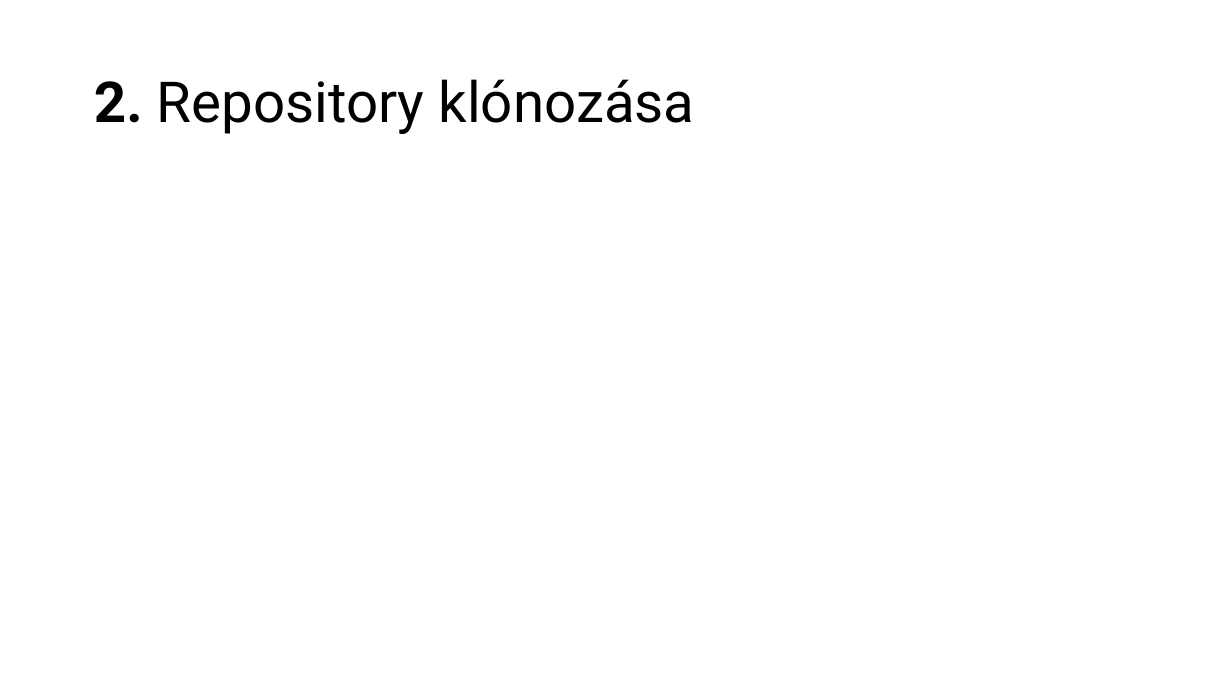
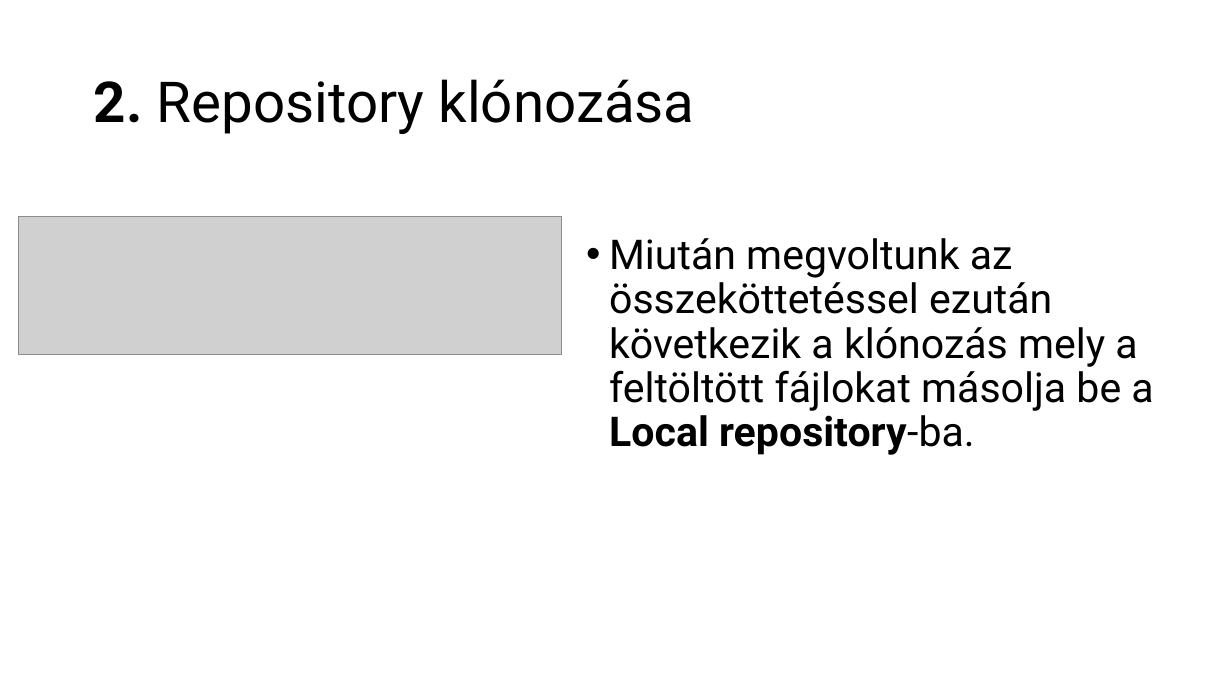
Before and after one commit to BognarBalint/Ikt_Projektmunka_2024-2025_Bogn-r_Roli_Kimi, a slide deck: slide 5 of Git_használat.pptx. Drawn at 1232x693 pixels with LibreOffice and Linux fonts; fonts in the diff are those of the drawing; grey boxes stand for pictures. Boxes give left, top, right and bottom in pixels: in the first picture for what was removed or moved away, otherwise in the second. Text is boxed around its words. In the diff, an @@ line names an element or a change of style, - is before the commit and + after.

```diff
--- a/Git_használat.pptx
+++ b/Git_használat.pptx
@@ picture added at [18, 216, 561, 355] @@
@@ text added at [609, 238, 1153, 455], 32 pt, text #000000 @@
+• Miután megvoltunk az összeköttetéssel ezután következik a klónozás mely a feltöltött fájlokat másolja be a Local repository-ba.
```
Also in this commit, not shown: 3 other slides changed.
